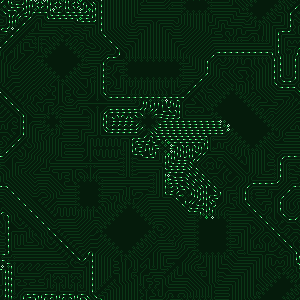
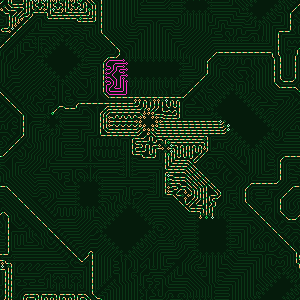
Two versions of the same layered image (w=300, h=300). Layer-by-layer changes:
painted on "frame 1" over [51, 102, 143, 136]
showed "animated paths", painted on it over [0, 0, 300, 300]
